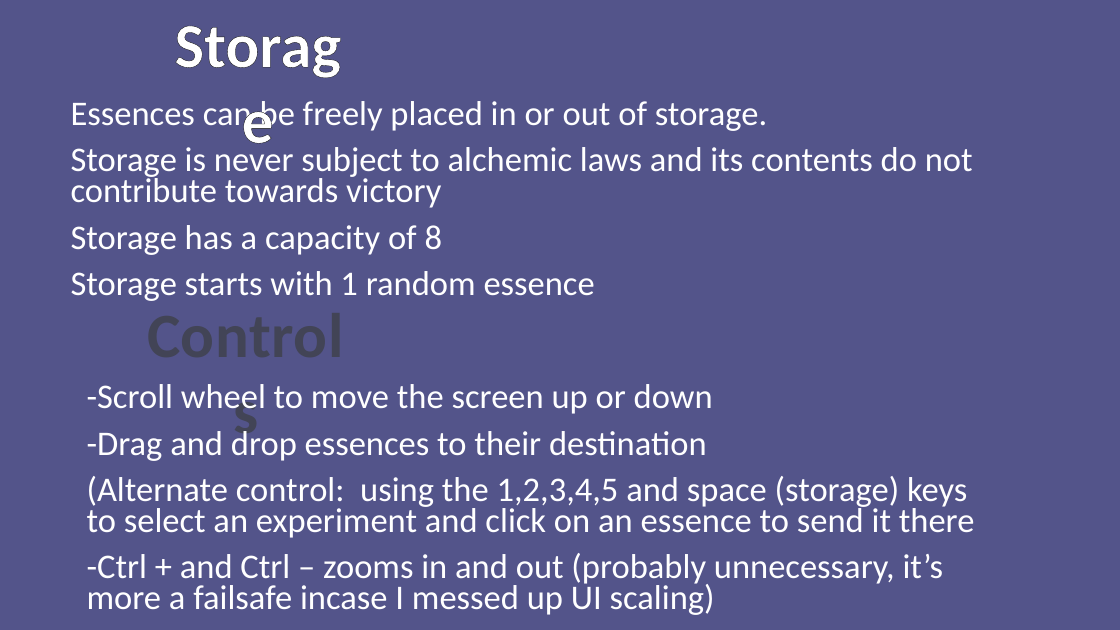
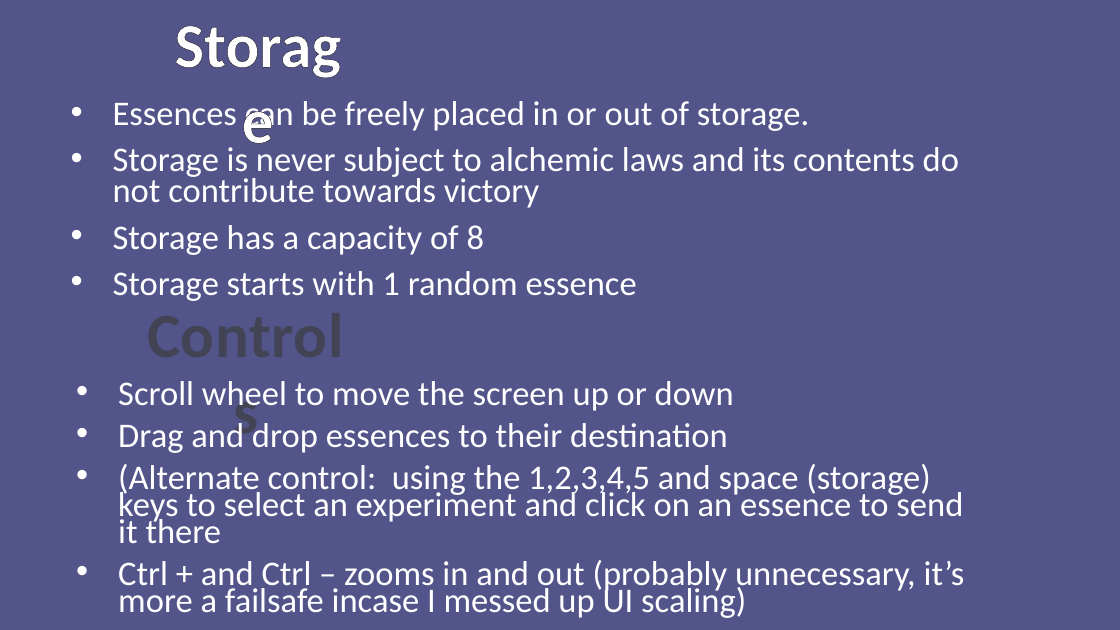
Before and after one commit to ninjacreeper47/Meriam-s-Trial, a slide deck: slide 5 of Assets/How to Play/Instructions.pptx. Drawn at 1120x630 pixels with LibreOffice and Linux fonts; fonts in the diff are those of the drawing. Boxes give left, top, right and bottom in pixels: in the first picture for what was removed or moved away, otherwise in the second. Text is boxed around its words. In the diff, an @@ line names an element or a change of style, - is before the commit and + after.

```diff
--- a/Assets/How to Play/Instructions.pptx
+++ b/Assets/How to Play/Instructions.pptx
@@ text "Essences can be freely placed ..." at (113,101,959,301): bullet none to • @@
@@ text "Scroll wheel to move the ...": place and size @@
-text "Scroll wheel to move the ..." at (87,384,975,615)
+text "Scroll wheel to move the ..." at (118,381,965,618)
@@ text at (118,381,734,453): text changed @@
--Scroll wheel to move the screen up or down
--Drag and drop essences to their destination
+• Scroll wheel to move the screen up or down
+• Drag and drop essences to their destination
@@ text at (118,464,963,543): bullet none to •; line spacing 0.75 to 0.65 @@
@@ text at (118,560,965,618): text changed @@
--Ctrl + and Ctrl – zooms in and out (probably unnecessary, it’s more a failsafe incase I messed up UI scaling)
+• Ctrl + and Ctrl – zooms in and out (probably unnecessary, it’s more a failsafe incase I messed up UI scaling)
```
Also in this commit, not shown: 2 other slides changed, 5 other files.
